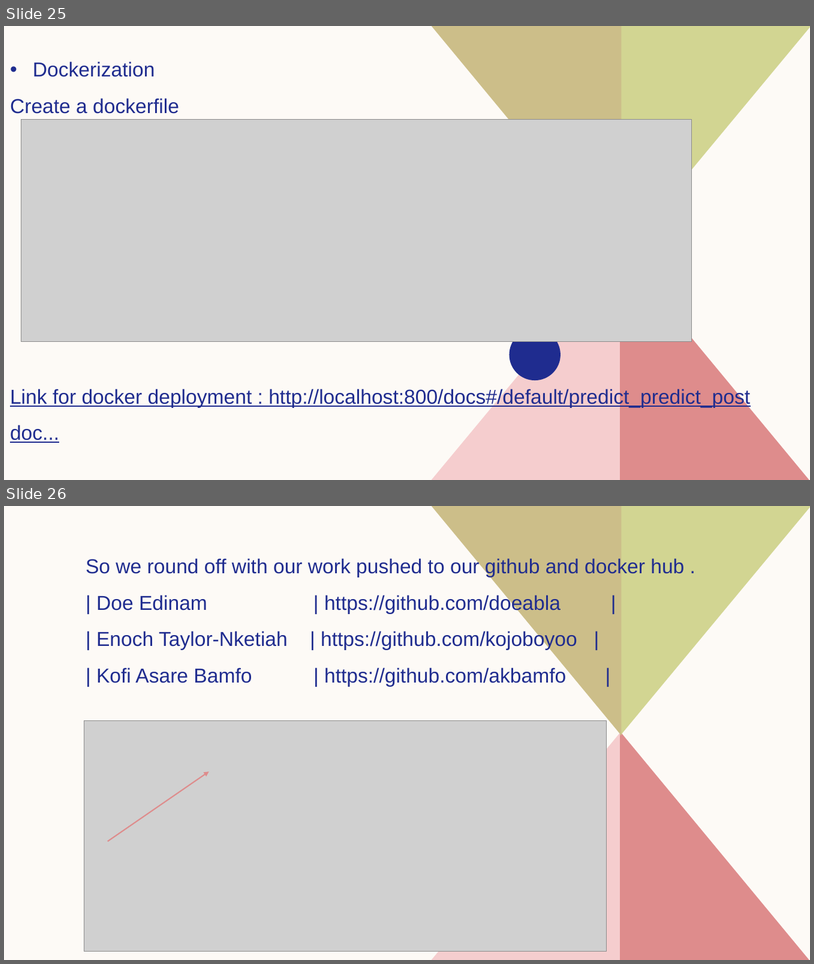
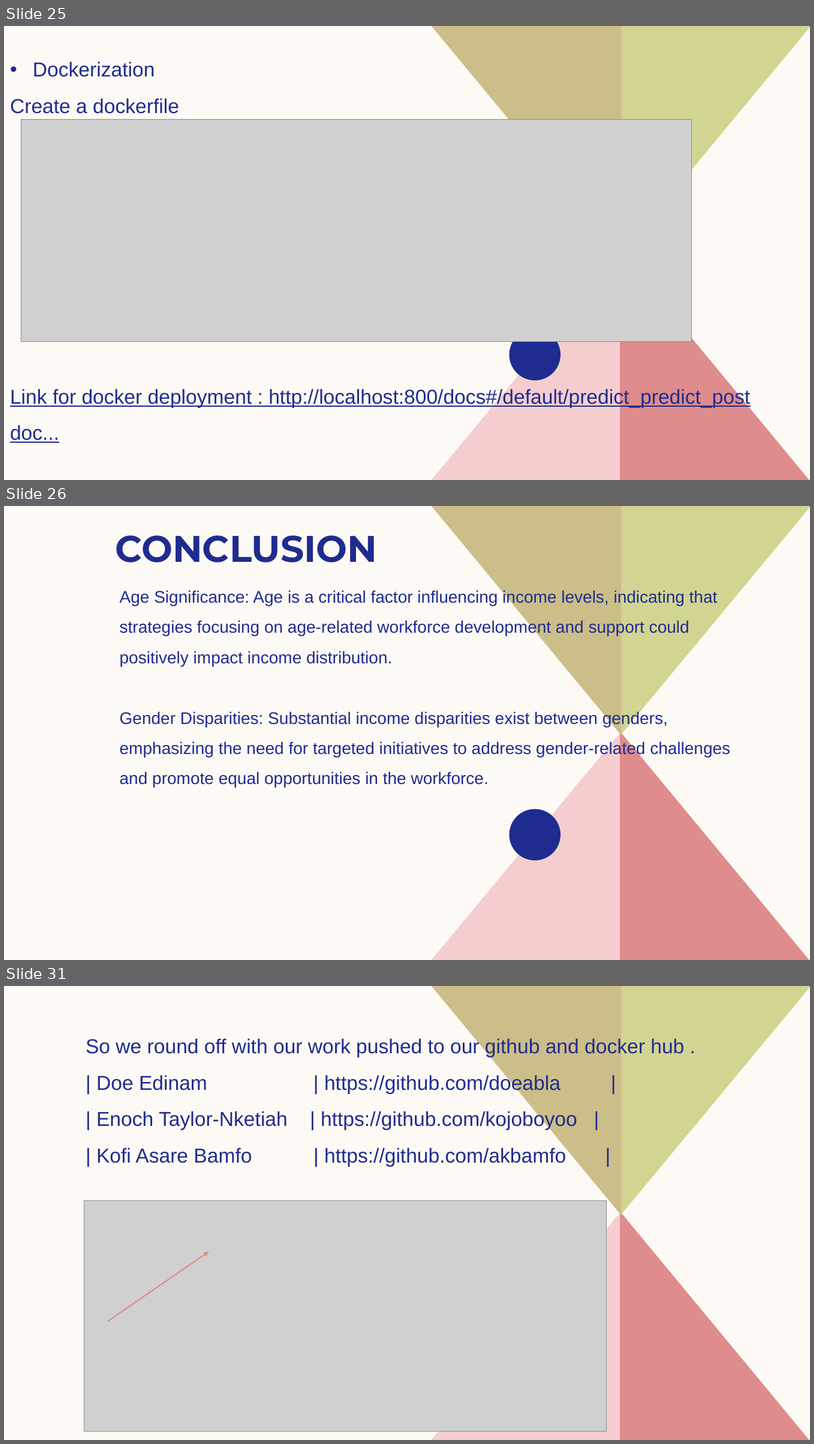
Before and after one commit to doeabla/Income_prediction-_app, a slide deck: capstone_final.pptx. Shown one above the other, each under a label of ours: slides 25 and 26 before the commit, slides 25, 26 and 31 after it; the slides between them are not shown. The pictures are 814x964 and 814x1444 pixels, drawn with LibreOffice and Linux fonts; fonts in the diff are those of the drawing; grey boxes stand for pictures. Boxes give left, top, right and bottom in pixels: in the first picture for what was removed or moved away, otherwise in the second. Text is boxed around its words. In the diff, an @@ line names an element or a change of style, - is before the commit and + after.

```diff
--- a/capstone_final.pptx
+++ b/capstone_final.pptx
@@ slide 26 added at (4, 506, 810, 960), background #FDFAF6; not listed: 5 template elements that a slide beside it also shows @@
@@ title added at (115, 535, 378, 562), 44 pt, text #1F2C8F, bold @@
+CONCLUSION
@@ text added at (120, 590, 731, 787), 20 pt, text #1F2C8F @@
+Age Significance: Age is a critical factor influencing income levels, indicating that strategies focusing on age-related workforce development and support could positively impact income distribution.
+Gender Disparities: Substantial income disparities exist between genders, emphasizing the need for targeted initiatives to address gender-related challenges and promote equal opportunities in the workforce.
@@ what was slide 26 is now slide 31 @@
```
Also in this commit, not shown: 7 slides changed, 4 other slides added, 1 other file.
